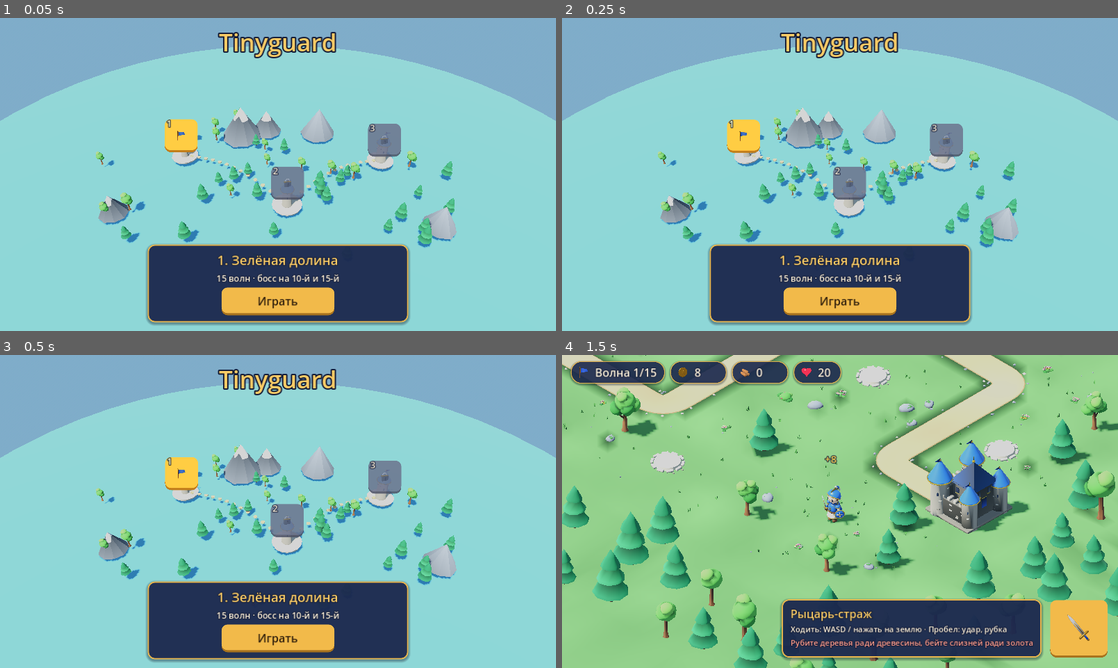
Above: before the commit, frames 1-4 (two rows, left to right).
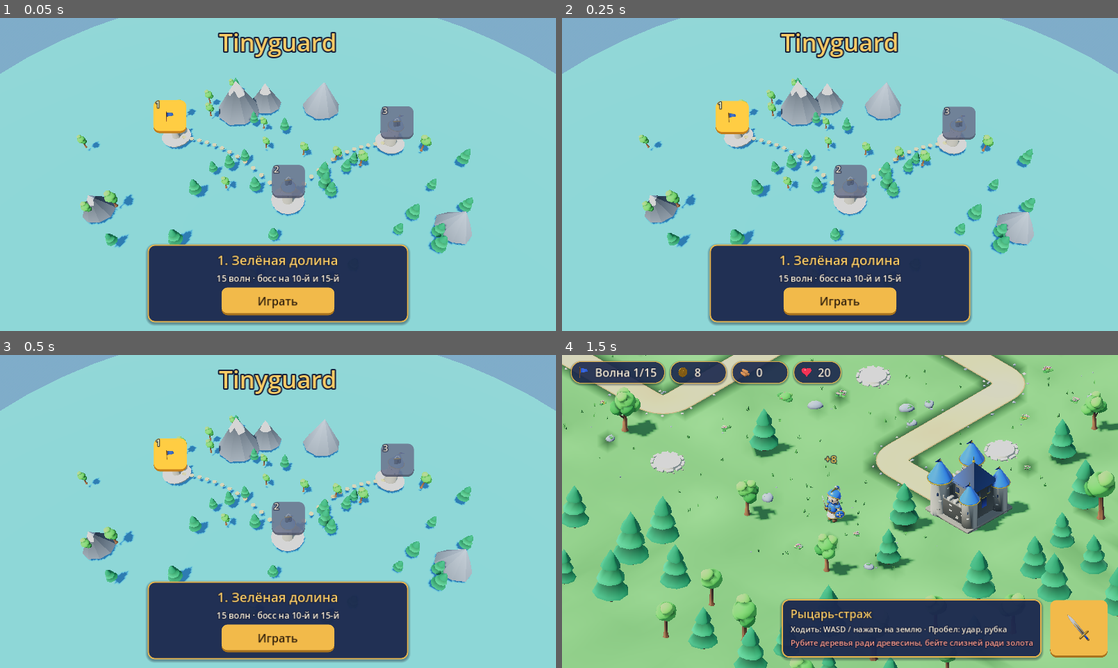
Above: after the commit, the same moments.

Repository: glebanya13/tinyguard
Game: Godot game, scene res://scenes/level_select.tscn
Two runs of this game, one before a commit and one after it. Both use one fixed random seed, a clock stepped at 60 frames per second and the inputs below.
Inputs:
- Up to frame 1 (0.05 s): no input
- Up to frame 2 (0.25 s): no input
- Up to frame 3 (0.5 s): no input
- Up to frame 4 (1.5 s): click "Играть" at 0.5 s; click "▶▶" at 1.25 s

The runs differ from the first frame. In frame 1, 23% of the frame differs, in the area x 0-100%, y 0-76%; in frame 2, 23%; in frame 3, 23%; in frame 4, nothing differs.

Commit message:
Fix level file names, closer world map camera
Co-Authored-By: Claude Opus 5.5 <noreply@anthropic.com>
Claude-Session: https://claude.ai/code/session_01Jn6C1T23zeB4fAt7EFLmDy

Diff:
--- a/scenes/level_select.tscn
+++ b/scenes/level_select.tscn
@@ -44,8 +44,8 @@
 directional_shadow_max_distance = 40.0
 
 [node name="Camera" type="Camera3D" parent="."]
-transform = Transform3D(1, 0, 0, 0, 0.766044, 0.642788, 0, -0.642788, 0.766044, 0, 15, 17)
-fov = 45.0
+transform = Transform3D(1, 0, 0, 0, 0.615661, 0.788011, 0, -0.788011, 0.615661, 0, 14.5, 11.5)
+fov = 50.0
 current = true
 
 [node name="Map" parent="." instance=ExtResource("2_map")]
Not shown, added: assets/audio/boss_roar.wav.import
Not shown, added: assets/audio/cannon_shot.wav.import
Not shown, added: assets/audio/chop.wav.import
Not shown, added: assets/audio/frost_shot.wav.import
Not shown, added: assets/audio/sword_swing.wav.import
Not shown, changed: assets/models/level_1_decor.glb.import
Not shown, changed: assets/models/level_1_forest.glb.import
Not shown, changed: assets/models/level_1_terrain.glb.import
Not shown, changed: assets/models/worldmap.glb.import
Not shown, added: ui/icons/axe.png.import
Not shown, added: ui/icons/boss.png.import
Not shown, added: ui/icons/cancel.png.import
(and 14 more such lines)
